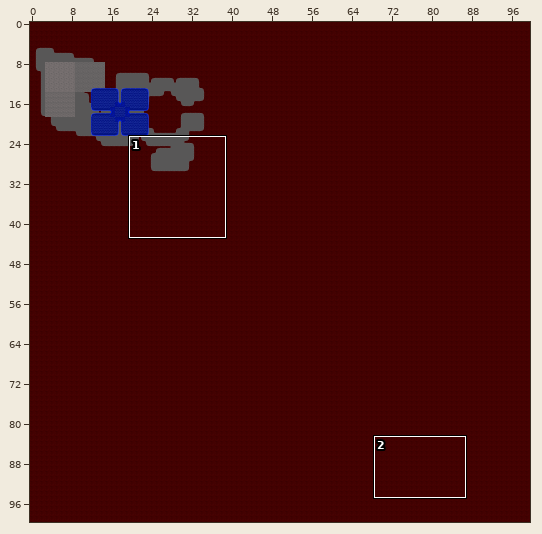
Two versions of a level (Tiled map (JSON), SFML-game/data/Maps/CustomTilesetTest.json). The first picture is a wide view before the edit; the outline marks the close-up.
Close-up. The starting point:
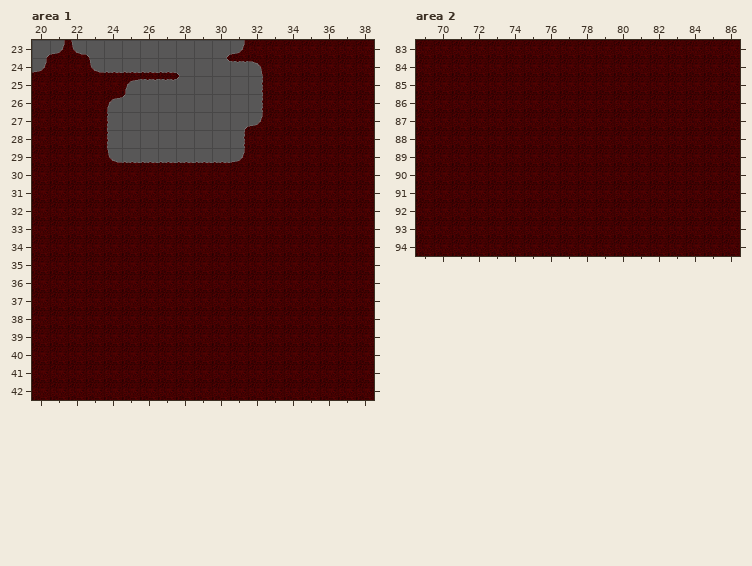
Cells are 32x32 px. Shown: area 1 x 20..38, y 23..42; area 2 x 69..86, y 83..94. The commit also changed other parts of the map, which this record leaves out.
And afterwards:
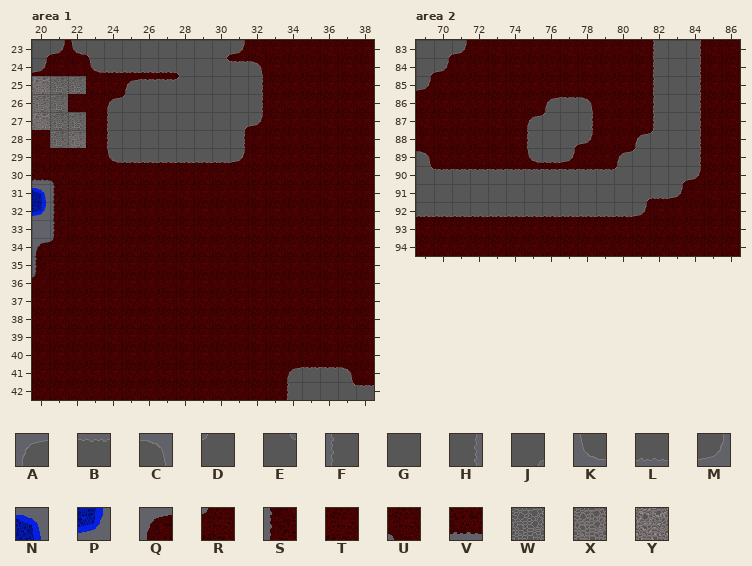
Key: from "Custom Tileset": A 0, B 1, C 2, D 3, E 4, F 60, G 61, H 62, J 64, K 120, L 121, M 122, N 362, P 482, Q 540, R 543, S 600, T 601, U 603, V 661, W 721, X 722, Y 782.
_ is an empty cell.
Tiles replaced or removed in this view: T.
From old to new:
Changed rows in their new state; . is an unchanged cell.
Layer "Ground Layer", area 1:
first column x 20:
25 YWW
26 XW.
27 YWW
28 .WX
30 VU.
31 NS.
32 PS.
33 _S.
34 QR.
35 S..
36 R..
Layer "Scenery", area 1:
first column x 34:
41 ABBC.
42 FGGEB
Layer "Scenery", area 2:
first column x 69:
83 GJM..........FGH
84 JM...........FGH
85 M............FGH
86 .......ABC...FGH
87 ......ADGH...FGH
88 ......FGJM..ADGH
89 C.....KLM..ADGGH
90 EBBBBBBBBBBDGGJM
91 GGGGGGGGGGGGJLM.
92 LLLLLLLLLLLLM...
